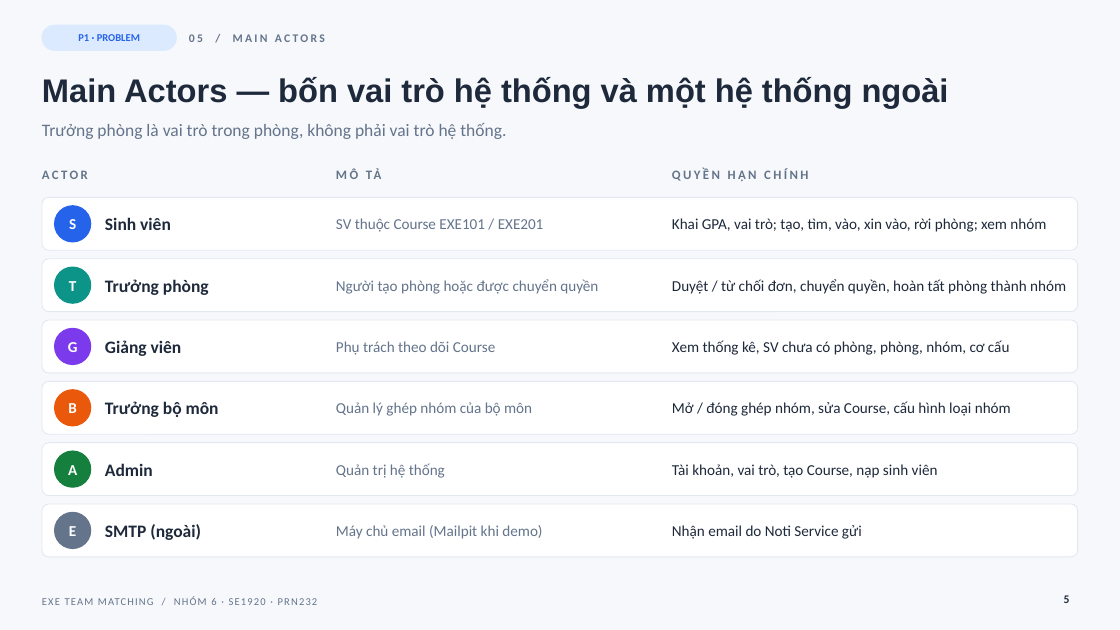
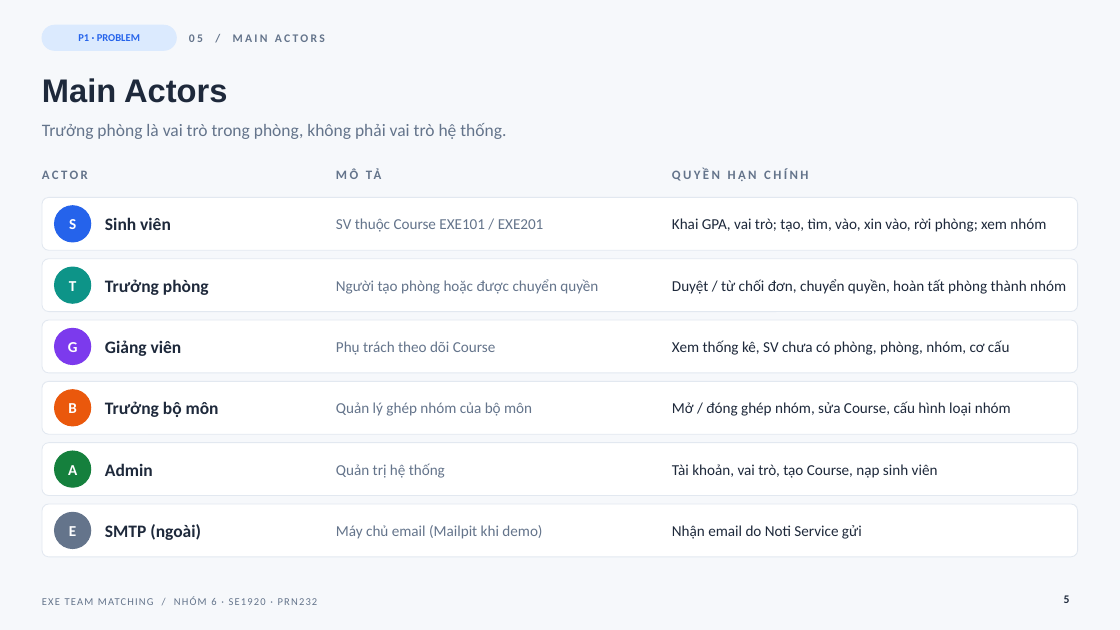
Before and after one commit to co-duong-hao/PRN232_Final, a slide deck: slide 5 of docs/slides/EXE_Team_Matching_Nhom6.pptx. Drawn at 1120x630 pixels with LibreOffice and Linux fonts; fonts in the diff are those of the drawing. Boxes give left, top, right and bottom in pixels: in the first picture for what was removed or moved away, otherwise in the second. Text is boxed around its words. In the diff, an @@ line names an element or a change of style, - is before the commit and + after.

```diff
--- a/docs/slides/EXE_Team_Matching_Nhom6.pptx
+++ b/docs/slides/EXE_Team_Matching_Nhom6.pptx
@@ title at <box>42,78,227,103</box>: text changed @@
-Main Actors — bốn vai trò hệ thống và một hệ thống ngoài
+Main Actors
```
Also in this commit, not shown: 27 other slides changed, 2 other files.
